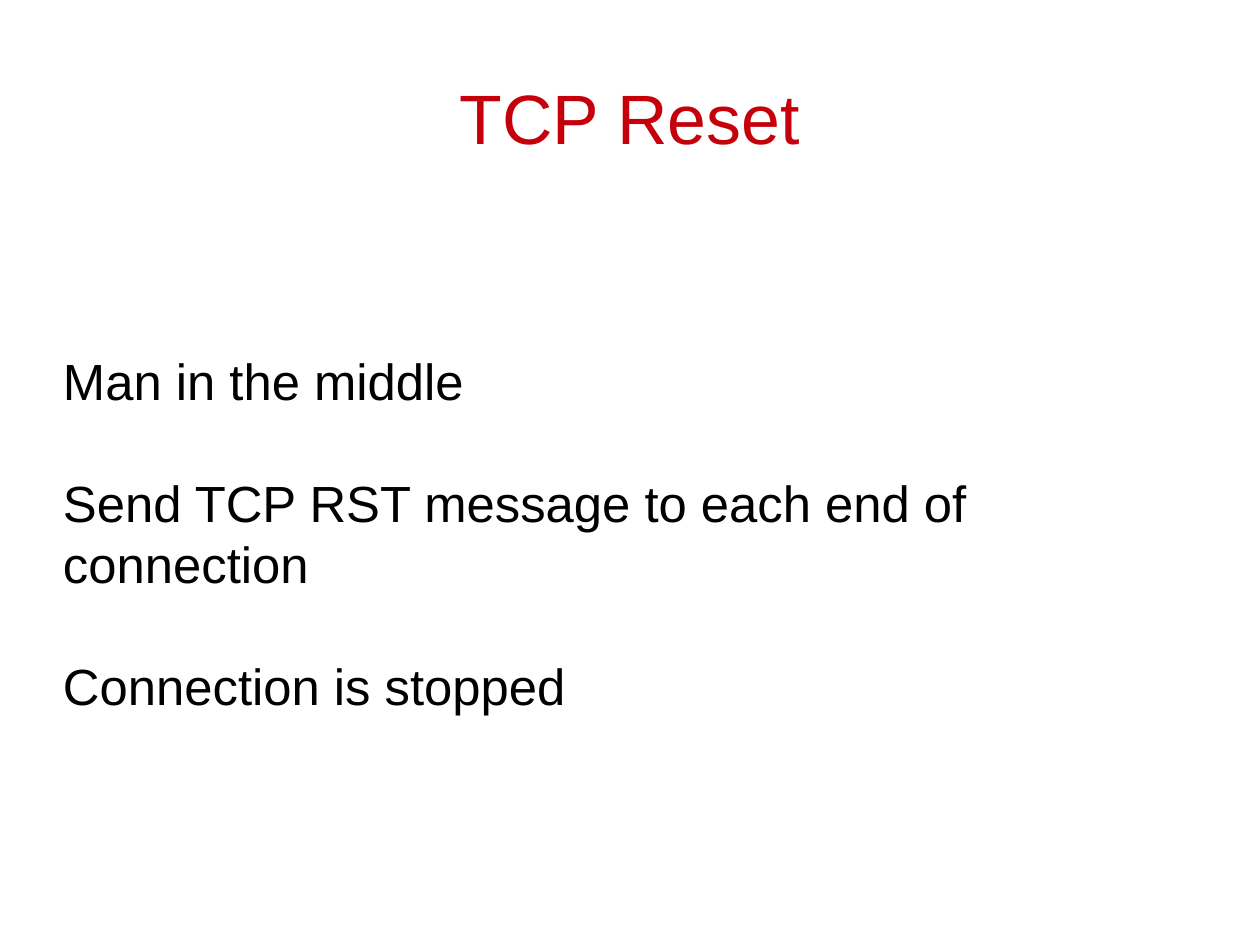
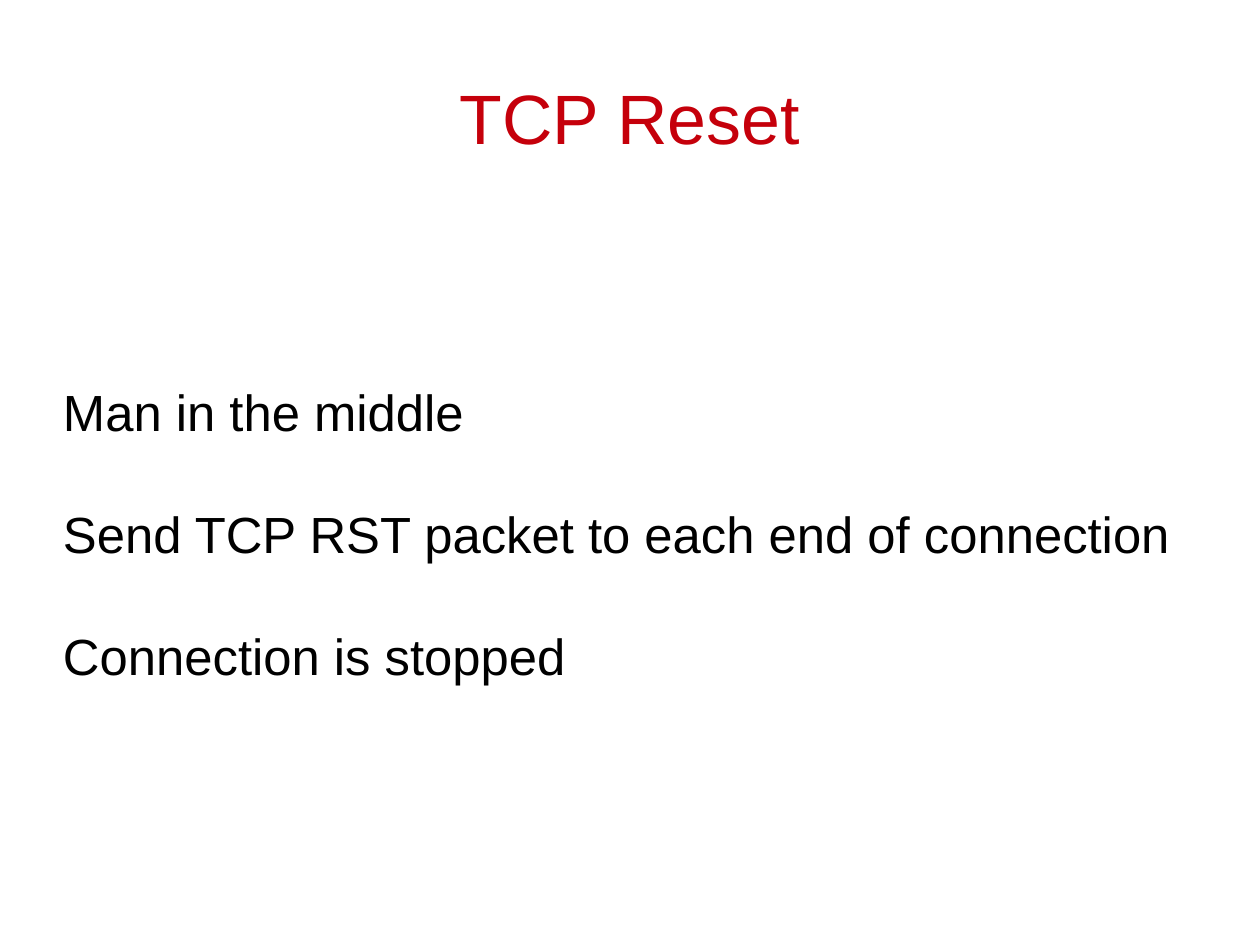
Before and after one commit to cschreiner/kindsicher, a slide deck: slide 50 of proj/presentation_dec09/combined.odp. Drawn at 1260x945 pixels with LibreOffice and Linux fonts; fonts in the diff are those of the drawing. Boxes give left, top, right and bottom in pixels: in the first picture for what was removed or moved away, otherwise in the second. Text is boxed around its words. In the diff, an @@ line names an element or a change of style, - is before the commit and + after.

```diff
--- a/proj/presentation_dec09/combined.odp
+++ b/proj/presentation_dec09/combined.odp
@@ subtitle at [63,516,1170,563]: text changed @@
-Send TCP RST message to each end of connection
+Send TCP RST packet to each end of connection
```
Also in this commit, not shown: 2 other slides changed, 1 slide removed.
